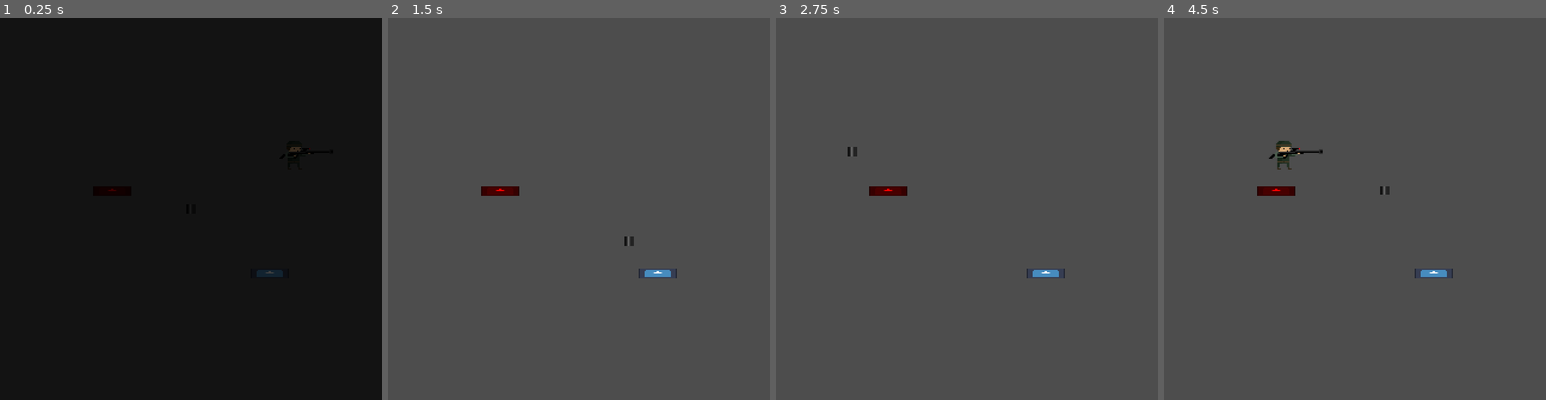
Above: before the commit, frames 1-4 (left to right).
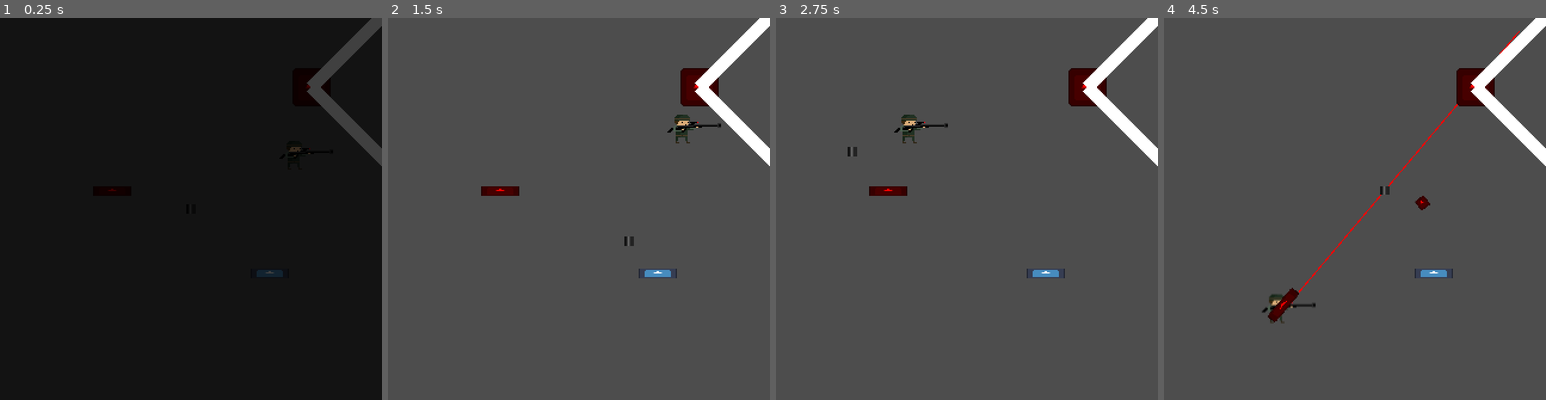
Above: after the commit, the same moments.

Repository: KoB-Kirito/uol-gamejam-10
Game: Godot game, scene res://WeaponTesting/level_NoWeapon.tscn
Two runs of this game, one before a commit and one after it. Both use one fixed random seed, a clock stepped at 60 frames per second and the inputs below. This scene is started directly instead of the project's main scene. The engine's default icon, where the game draws it, is replaced by a stand-in: a white triangle on a blue panel in a dark square.
Inputs (mouse positions are in pixels of both pictures, inside the frame that each line leads up to):
- Up to frame 1 (0.25 s): no input
- Up to frame 2 (1.5 s): tap Enter at 0.5 s; move the mouse to (559, 285) at 0.52 s; hold W (up) 0.53-1.25 s; click (559, 285) at 0.6 s; drag from (693, 266) to (498, 189) at 1.27 s
- Up to frame 3 (2.75 s): tap Space at 2 s; move the mouse to (852, 151) at 2.02 s; hold A (left) from 2.03 s (still down); tap Backspace at 2.1 s
- Up to frame 4 (4.5 s): release A (left) at 2.75 s; drag from (1374, 209) to (1274, 189) at 2.77 s; tap Enter at 3.5 s; move the mouse to (1297, 113) at 3.52 s; hold S (down) 3.53-4.25 s; tap Delete at 3.6 s; drag from (1439, 189) to (1274, 189) at 4.27 s

The runs differ from the first frame. In frame 1, 1.7% of the frame differs, in the area x 80-100%, y 0-39%; in frame 2, 2.6%; in frame 3, 2.6%; in frame 4, 3.6%, in the area x 24-100%, y 0-80%.

Commit message:
Arrow Stop
The Arrow now stops when hitting a player.
Also changed some numbers

Diff:
--- a/Arrow.gd
+++ b/Arrow.gd
@@ -3,8 +3,7 @@
 @onready var area: Area2D = $Area2D
 
 var IsTraveling:bool=true
-func _ready() -> void:
-	area.monitoring=false
+
 func _process(delta: float) -> void:
 	if not IsTraveling :
 		return
@@ -34,13 +33,16 @@
 	global_position = newPos
 
 func dropArrow():
-	IsTraveling=true
-	area.monitoring=true
+	IsTraveling=false
+	#area.monitoring=true
 
 
 func _on_area_2d_body_entered(body: Node2D) -> void:
+	if IsTraveling:
+		if body is Enemy:
+			dropArrow()
+		return
 	if body is not Player:
 		return
-
 	queue_free()
 	body.gun.hasBullet=true
--- a/Arrow.tscn
+++ b/Arrow.tscn
@@ -29,7 +29,6 @@
 [node name="Area2D" type="Area2D" parent="."]
 collision_layer = 0
 collision_mask = 2
-monitoring = false
 
 [node name="CollisionShape2D" type="CollisionShape2D" parent="Area2D"]
 shape = SubResource("CircleShape2D_y7wc8")
--- a/Bow.tscn
+++ b/Bow.tscn
@@ -1,7 +1,7 @@
 [gd_scene load_steps=8 format=3 uid="uid://dl7hns1gsgxit"]
 
 [ext_resource type="Script" path="res://gun.gd" id="1_htsys"]
-[ext_resource type="PackedScene" uid="uid://b0re63ssao8id" path="res://bullet.tscn" id="2_xd0c6"]
+[ext_resource type="PackedScene" uid="uid://bkmd2osothdin" path="res://Arrow.tscn" id="2_3k8gm"]
 [ext_resource type="Texture2D" uid="uid://ts0cimfv1f58" path="res://icon.svg" id="3_wg5oc"]
 
 [sub_resource type="Animation" id="Animation_olh0g"]
@@ -46,7 +46,7 @@
 
 [node name="Bow" type="Node2D"]
 script = ExtResource("1_htsys")
-bullet = ExtResource("2_xd0c6")
+bullet = ExtResource("2_3k8gm")
 knockback = 200.0
 IsEquipped = true
 AimBounces = 1
--- a/WeaponTesting/level_NoWeapon.tscn
+++ b/WeaponTesting/level_NoWeapon.tscn
@@ -29,3 +29,8 @@
 position = Vector2(-225, 148)
 bullet = ExtResource("6_eou2g")
 IsEquipped = false
+AimBounces = 0
+AimRange = 300
+
+[node name="EnemyBase2" parent="." instance=ExtResource("4_harid")]
+position = Vector2(-59, 58)
--- a/gun.tscn
+++ b/gun.tscn
@@ -49,7 +49,7 @@
 bullet = ExtResource("2_y752r")
 knockback = 200.0
 IsEquipped = true
-AimBounces = 50
+AimBounces = 10
 AimRange = 3000
 
 [node name="Sprite" type="Sprite2D" parent="."]
